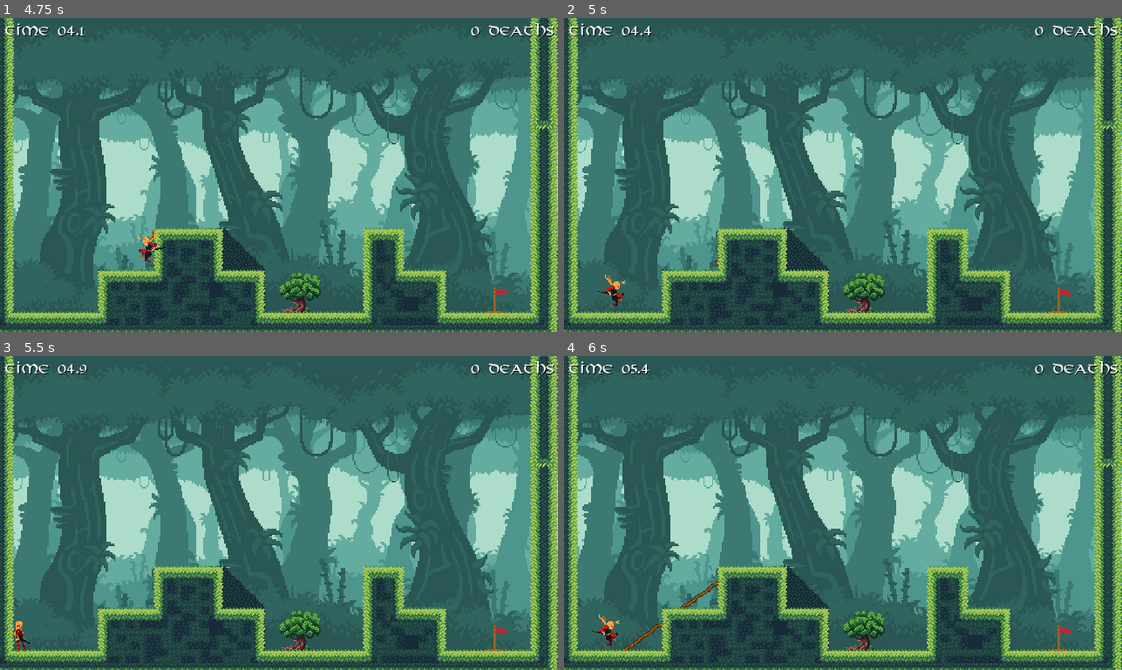
Above: before the commit, frames 1-4 (two rows, left to right).
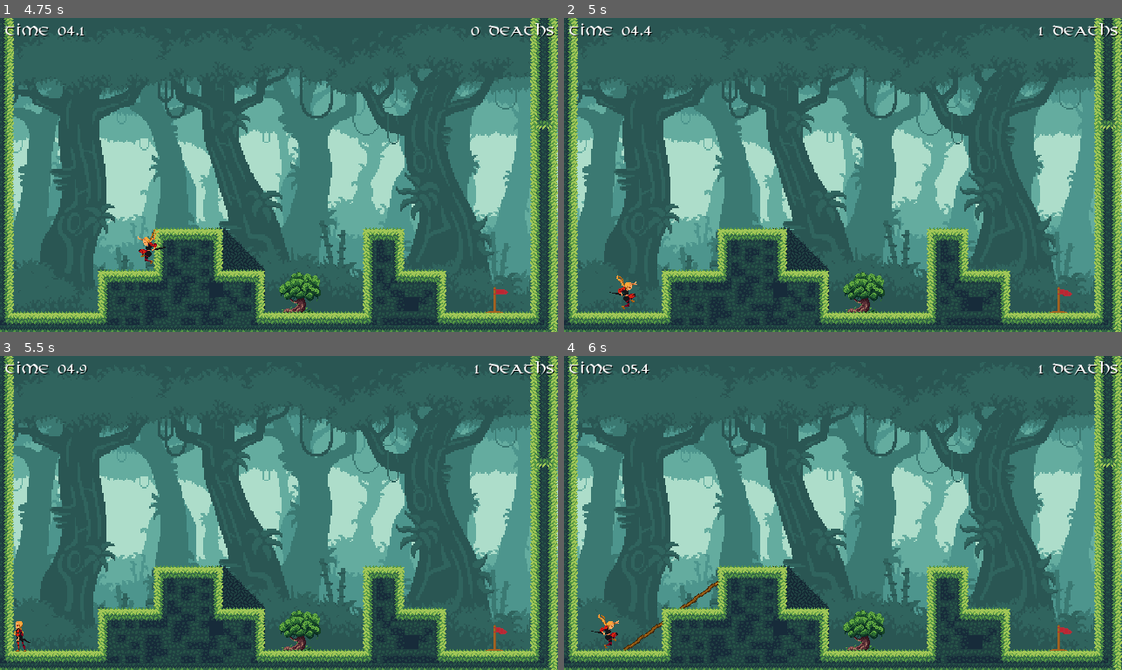
Above: after the commit, the same moments.

Repository: doofmars/root-girl
Game: Godot game, scene res://src/game.tscn
Same seed, same stepped clock (60 frames per second), same inputs: the game is played once before the commit and once after it. Sound files missing from this copy of the repository are replaced by a short silence.
Inputs (mouse positions are in pixels of both pictures, inside the frame that each line leads up to):
- Up to frame 1 (4.75 s): click "Start Game" at 0.5 s; tap Enter (ui_accept) at 1.25, 1.52, 2.27, 3.77, 4.25, 4.52 s; move the mouse to (401, 159) at 1.27 s; press the mouse at (401, 159) at 1.28 s; hold Right (move_right) 1.28-2.78 s; move the mouse to (167, 190) at 2.02 s; release the mouse at (167, 190) at 2.03 s; click (167, 190) at 2.1 s; move the mouse to (334, 105) at 2.77 s; press the mouse at (334, 105) at 2.78 s; hold Left (move_left) 2.78-3.53 s; move the mouse to (251, 237) at 3.52 s; release the mouse at (251, 237) at 3.53 s; hold Right (move_right) from 3.53 s (still down); click (251, 237) at 3.6 s; move the mouse to (446, 222) at 4.27 s; press the mouse at (446, 222) at 4.28 s
- Up to frame 2 (5 s): keep holding Right (move_right); tap R (action_restart) at 4.9 s
- Up to frame 3 (5.5 s): move the mouse to (111, 465) at 5.02 s; release Right (move_right) at 5.03 s; release the mouse at (111, 465) at 5.03 s; hold Left (move_left) from 5.03 s (still down); click (111, 465) at 5.1 s; tap Enter (ui_accept) at 5.27 s
- Up to frame 4 (6 s): move the mouse to (870, 513) at 5.77 s; release Left (move_left) at 5.78 s; press the mouse at (870, 513) at 5.78 s; hold Right (move_right) from 5.78 s (still down)

Frame 1 is identical in both runs. In frame 2, 0.3% of the frame differs, in the area x 6-87%, y 2-93%; in frame 3, less than 0.1%; in frame 4, less than 0.1%.
Error before the commit: Attempt to call function 'detach_root' in base 'null instance' on a null instance. (res://src/level/Plain.gd:33)

Commit message:
Fix game running issue

Diff:
--- a/Level.gd
+++ b/Level.gd
@@ -30,7 +30,7 @@
 func notify_player_death():
 	girl.position = starting_position
 	girl.velocity = Vector2.ZERO
-	girl.get_node("RootSwing").detach_root()
+	get_parent().get_node("TheRoot").detach()
 	if get_parent().has_method("increment_death_count"):
 		get_parent().increment_death_count()
 
